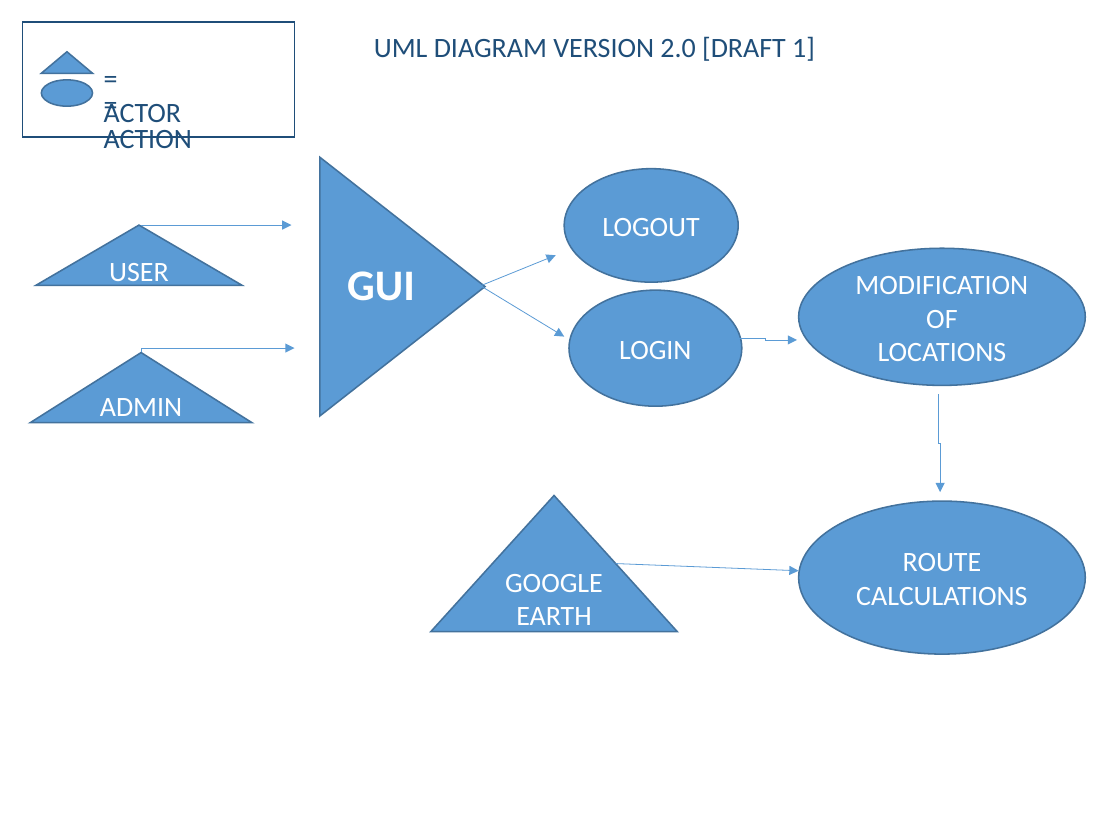
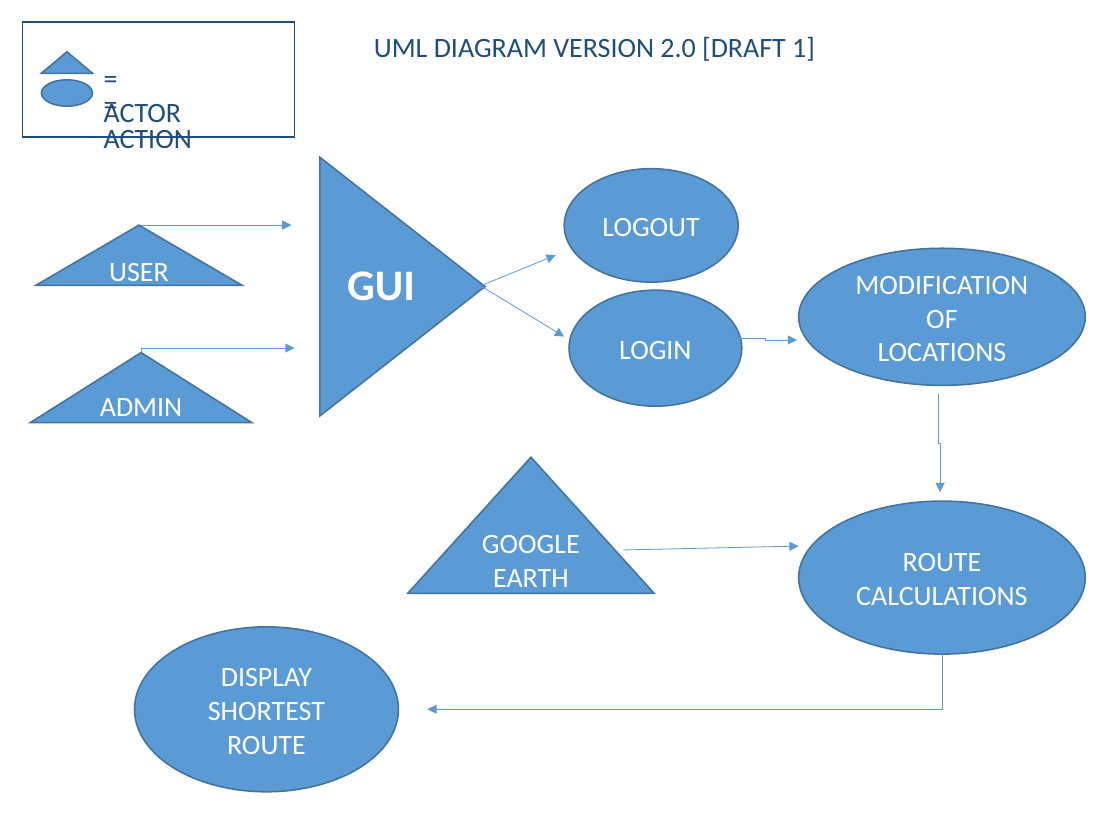
Before and after one commit to chrisp33/UMBC-CMSC_345_TWIX, a slide deck: slide 1 of Documents/Diagrams/UML_Diagram_Version_2 [Draft_in_Progress].pptx. Drawn at 1120x840 pixels with LibreOffice and Linux fonts; fonts in the diff are those of the drawing. Boxes give left, top, right and bottom in pixels: in the first picture for what was removed or moved away, otherwise in the second. Text is boxed around its words. In the diff, an @@ line names an element or a change of style, - is before the commit and + after.

```diff
--- a/Documents/Diagrams/UML_Diagram_Version_2 [Draft_in_Progress].pptx
+++ b/Documents/Diagrams/UML_Diagram_Version_2 [Draft_in_Progress].pptx
@@ triangle "GOOGLE EARTH": place and size @@
-triangle "GOOGLE EARTH" at (431, 495, 678, 632)
+triangle "GOOGLE EARTH" at (408, 457, 654, 594)
@@ arrow moved from (616, 563) - (799, 571) to (624, 550) - (799, 547) @@
@@ ellipse added at (134, 627, 399, 792), fill #5B9BD5, outline #43739E 1 pt, 18 pt, text #FFFFFF @@
+DISPLAY SHORTEST ROUTE
@@ elbow arrow added from (942, 654) to (428, 709), #5B9BD5 0.5 pt @@
```
Also in this commit, not shown: 1 other slide changed, 2 other files.
